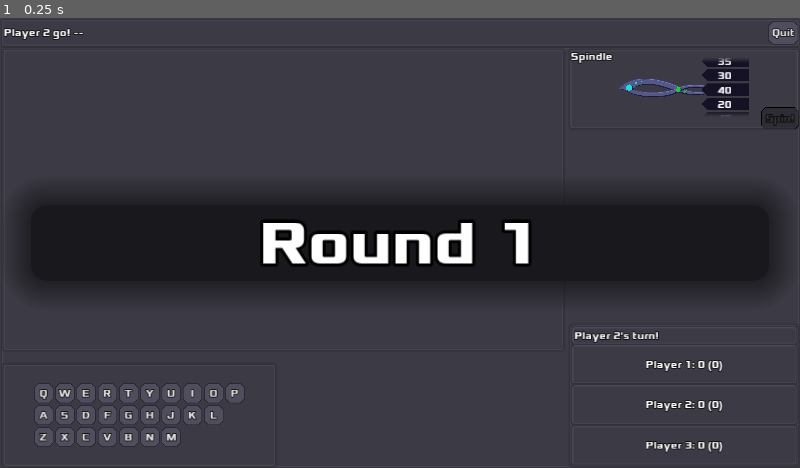
Above: before the commit, frame 1.
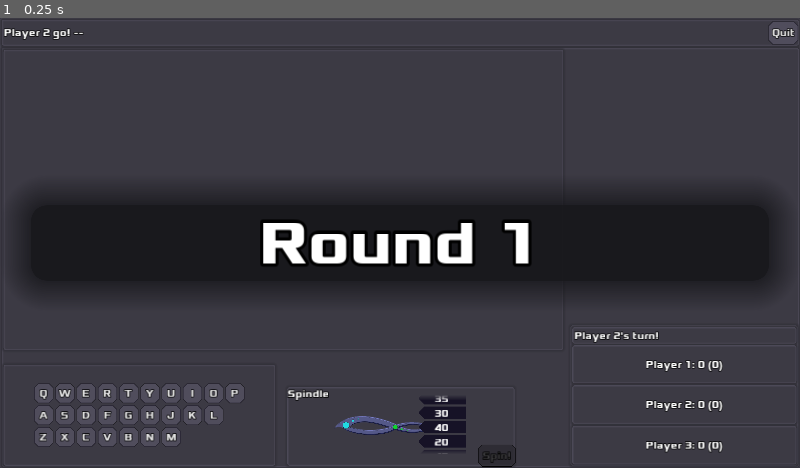
Above: after the commit, the same moment.

Repository: zacryol/spindle-of-serendipity
Game: Godot game, scene res://game/GamePanel.tscn
The game is run twice, just before and just after one commit, with the same random seed, the same clock (stepped at 60 frames per second) and the same inputs. This scene is started directly instead of the project's main scene.
Inputs:
- Up to frame 1 (0.25 s): no input

The runs differ from the first frame. In frame 1, 1.8% of the frame differs, in the area x 36-100%, y 7-100%.
Error in both runs: Division By Zero in operator '%'. (res://system/singletons/EntryManager.gd:82)

Commit message:
moved Spindle to bottom center

Diff:
--- a/godot/game/GamePanel.gd
+++ b/godot/game/GamePanel.gd
@@ -7,7 +7,7 @@
 onready var entry_display := $GP/VB/Game/HSplit/EDKB/EntryDisplay
 onready var log_label: Label = $GP/VB/Top/HB/Label
 onready var new_button: Button = $GP/VB/Top/HB/NewG
-onready var spindle := $GP/VB/Game/HSplit/SP/Spindle
+onready var spindle := $GP/VB/Game/Arrange/Spindle
 onready var players := $GP/VB/Game/Arrange/PlayersPanel
 onready var keyboard := $GP/VB/Game/Arrange/Keyboard
 onready var victory := $VScreen
--- a/godot/game/GamePanel.tscn
+++ b/godot/game/GamePanel.tscn
@@ -152,13 +152,6 @@
 size_flags_horizontal = 3
 custom_constants/separation = 12
 
-[node name="Spindle" parent="GP/VB/Game/HSplit/SP" instance=ExtResource( 4 )]
-anchor_right = 0.0
-anchor_bottom = 0.0
-margin_right = 363.0
-margin_bottom = 125.0
-rect_min_size = Vector2( 0, 125 )
-
 [node name="Arrange" type="Control" parent="GP/VB/Game"]
 margin_left = 3.0
 margin_top = 3.0
@@ -175,13 +168,21 @@
 size_flags_stretch_ratio = 4.28
 
 [node name="Keyboard" parent="GP/VB/Game/Arrange" instance=ExtResource( 2 )]
+anchor_top = 1.0
 anchor_right = 0.0
-anchor_bottom = 0.0
-margin_top = 504.0
+margin_top = -161.0
 margin_right = 434.0
-margin_bottom = 665.0
 size_flags_vertical = 3
 size_flags_stretch_ratio = 0.99
+
+[node name="Spindle" parent="GP/VB/Game/Arrange" instance=ExtResource( 4 )]
+anchor_left = 0.5
+anchor_top = 1.0
+anchor_right = 0.5
+margin_left = -181.5
+margin_top = -125.0
+margin_right = 181.5
+rect_min_size = Vector2( 0, 125 )
 
 [node name="VScreen" parent="." instance=ExtResource( 7 )]
 layer = 3
@@ -269,17 +270,17 @@
 [connection signal="pressed" from="GP/VB/Top/HB/Quit" to="." method="_on_Quit_pressed"]
 [connection signal="game_log" from="GP/VB/Game/HSplit/EDKB/EntryDisplay" to="." method="_log"]
 [connection signal="guess_checked" from="GP/VB/Game/HSplit/EDKB/EntryDisplay" to="GP/VB/Game/Arrange/PlayersPanel" method="_on_EntryDisplay_guess_checked"]
-[connection signal="letters_revealed" from="GP/VB/Game/HSplit/EDKB/EntryDisplay" to="GP/VB/Game/HSplit/SP/Spindle" method="_letters_guessed"]
+[connection signal="letters_revealed" from="GP/VB/Game/HSplit/EDKB/EntryDisplay" to="GP/VB/Game/Arrange/Spindle" method="_letters_guessed"]
 [connection signal="one_letter" from="GP/VB/Game/HSplit/EDKB/EntryDisplay" to="GP/VB/Game/Arrange/Keyboard" method="_on_EntryDisplay_one_letter"]
 [connection signal="text_ready" from="GP/VB/Game/HSplit/EDKB/EntryDisplay" to="RoundSign" method="_on_EntryDisplay_text_ready"]
-[connection signal="text_ready" from="GP/VB/Game/HSplit/EDKB/EntryDisplay" to="GP/VB/Game/HSplit/SP/Spindle" method="_on_EntryDisplay_text_ready"]
-[connection signal="game_log" from="GP/VB/Game/HSplit/SP/Spindle" to="." method="_log"]
-[connection signal="score" from="GP/VB/Game/HSplit/SP/Spindle" to="GP/VB/Game/Arrange/PlayersPanel" method="_score_gained"]
-[connection signal="spun" from="GP/VB/Game/HSplit/SP/Spindle" to="GP/VB/Game/HSplit/EDKB/EntryDisplay" method="_on_Spindle_spun"]
+[connection signal="text_ready" from="GP/VB/Game/HSplit/EDKB/EntryDisplay" to="GP/VB/Game/Arrange/Spindle" method="_on_EntryDisplay_text_ready"]
 [connection signal="game_log" from="GP/VB/Game/Arrange/PlayersPanel" to="." method="_log"]
 [connection signal="init_solve" from="GP/VB/Game/Arrange/PlayersPanel" to="GP/VB/Game/HSplit/EDKB/EntryDisplay" method="init_solve"]
 [connection signal="pre_reset" from="GP/VB/Game/Arrange/PlayersPanel" to="." method="_pre_reset"]
-[connection signal="turn_done" from="GP/VB/Game/Arrange/PlayersPanel" to="GP/VB/Game/HSplit/SP/Spindle" method="_on_PlayersPanel_turn_done"]
+[connection signal="turn_done" from="GP/VB/Game/Arrange/PlayersPanel" to="GP/VB/Game/Arrange/Spindle" method="_on_PlayersPanel_turn_done"]
 [connection signal="game_log" from="GP/VB/Game/Arrange/Keyboard" to="." method="_log"]
 [connection signal="key_pressed" from="GP/VB/Game/Arrange/Keyboard" to="GP/VB/Game/HSplit/EDKB/EntryDisplay" method="_on_letter_guessed"]
+[connection signal="game_log" from="GP/VB/Game/Arrange/Spindle" to="." method="_log"]
+[connection signal="score" from="GP/VB/Game/Arrange/Spindle" to="GP/VB/Game/Arrange/PlayersPanel" method="_score_gained"]
+[connection signal="spun" from="GP/VB/Game/Arrange/Spindle" to="GP/VB/Game/HSplit/EDKB/EntryDisplay" method="_on_Spindle_spun"]
 [connection signal="confirmed" from="QuitConfirm/Main/ConfirmationDialog" to="." method="_on_QuitConfirm_confirmed"]
